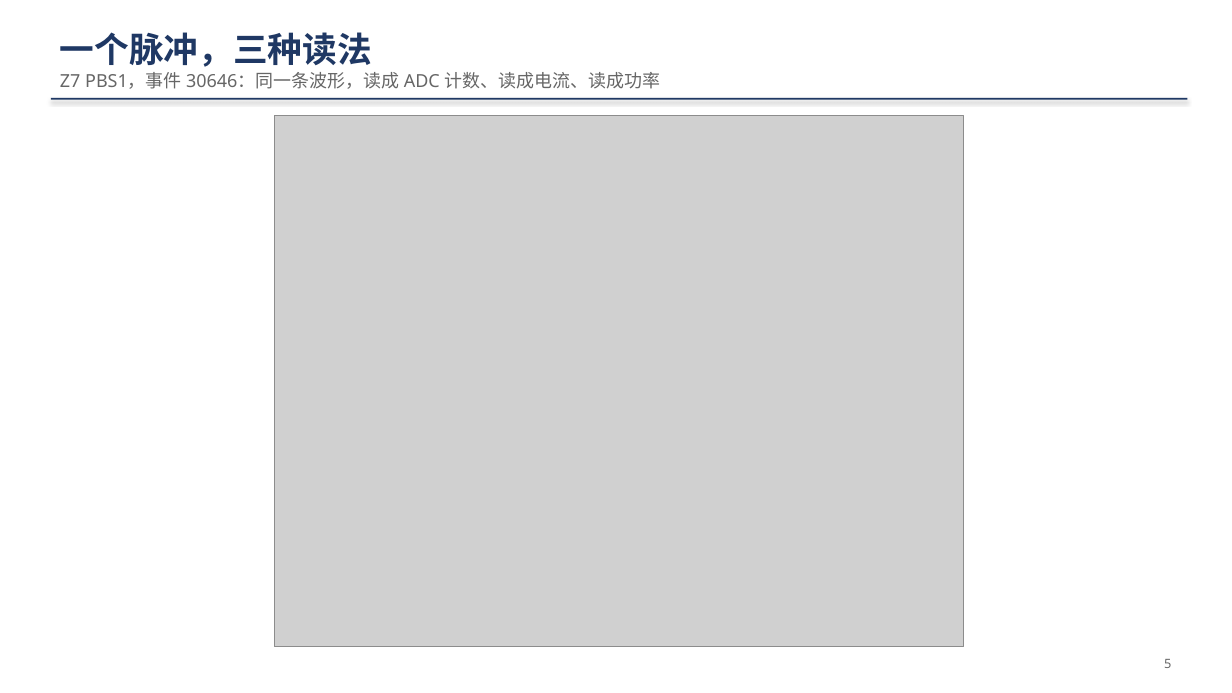
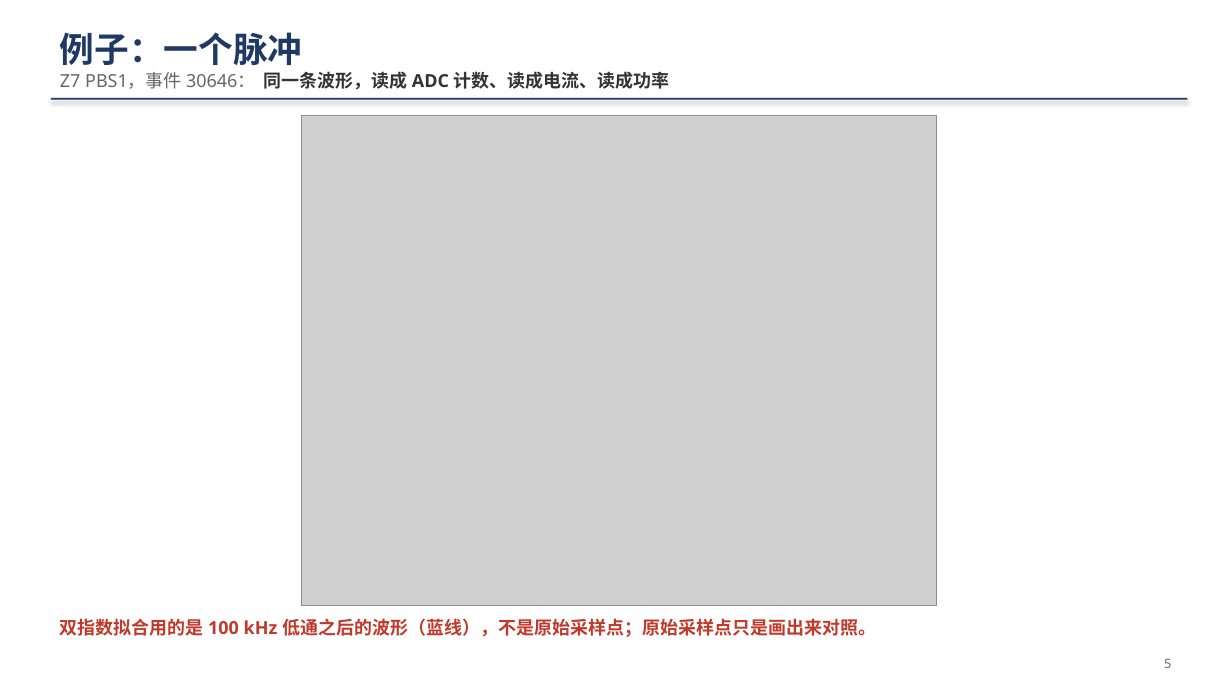
Before and after one commit to ZhihengLi0/urop, a slide deck: slide 5 of snolab/collection_efficiency/presentation/SNOLAB_R4_collection_efficiency_20260910_zh.pptx. Drawn at 1232x693 pixels with LibreOffice and Linux fonts; fonts in the diff are those of the drawing; grey boxes stand for pictures. Boxes give left, top, right and bottom in pixels: in the first picture for what was removed or moved away, otherwise in the second. Text is boxed around its words. In the diff, an @@ line names an element or a change of style, - is before the commit and + after.

```diff
--- a/snolab/collection_efficiency/presentation/SNOLAB_R4_collection_efficiency_20260910_zh.pptx
+++ b/snolab/collection_efficiency/presentation/SNOLAB_R4_collection_efficiency_20260910_zh.pptx
@@ text at bbox=[60, 32, 670, 90]: text changed; text colour #666666 to #333333; bold on @@
-一个脉冲，三种读法
-Z7 PBS1，事件 30646：同一条波形，读成 ADC 计数、读成电流、读成功率
+例子：一个脉冲
+Z7 PBS1，事件 30646： 同一条波形，读成 ADC 计数、读成电流、读成功率
@@ picture: place and size @@
-picture at bbox=[274, 116, 964, 647]
+picture at bbox=[301, 116, 937, 605]
@@ text added at bbox=[60, 618, 876, 637], 14 pt, text #C0392B, bold @@
+双指数拟合用的是 100 kHz 低通之后的波形（蓝线），不是原始采样点；原始采样点只是画出来对照。
```
Also in this commit, not shown: 5 other slides changed, 18 other files.
